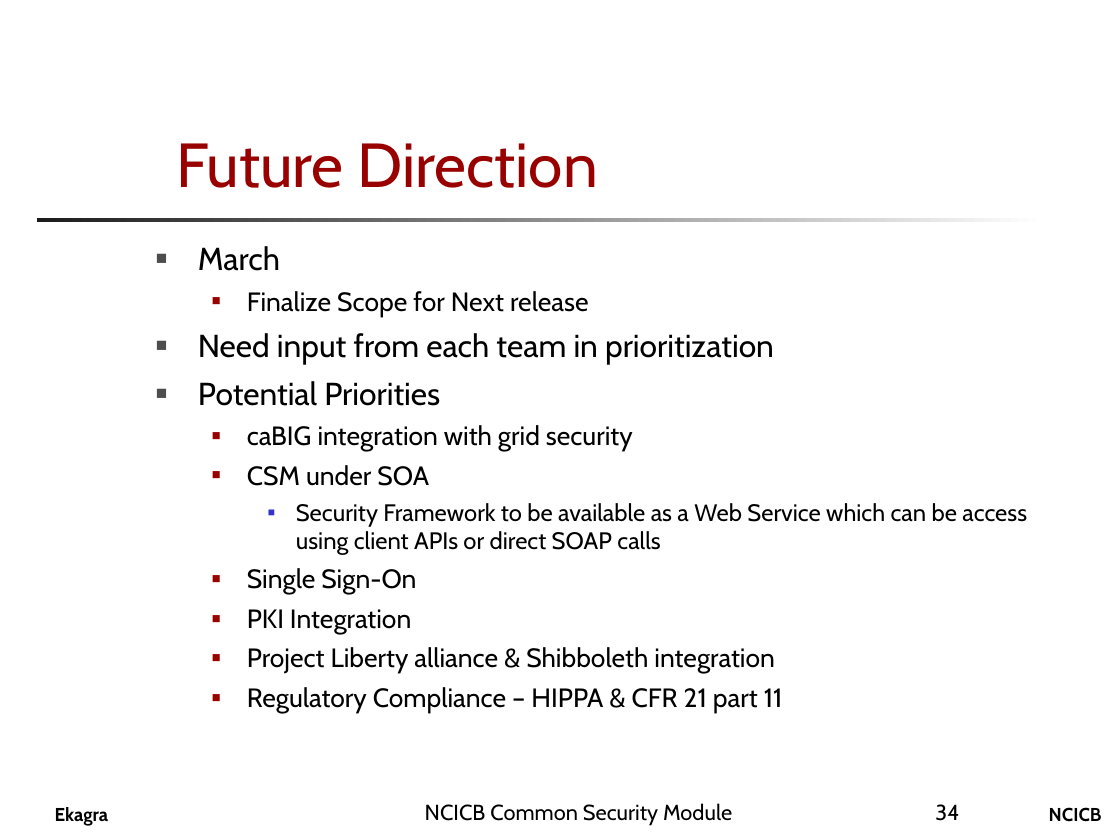
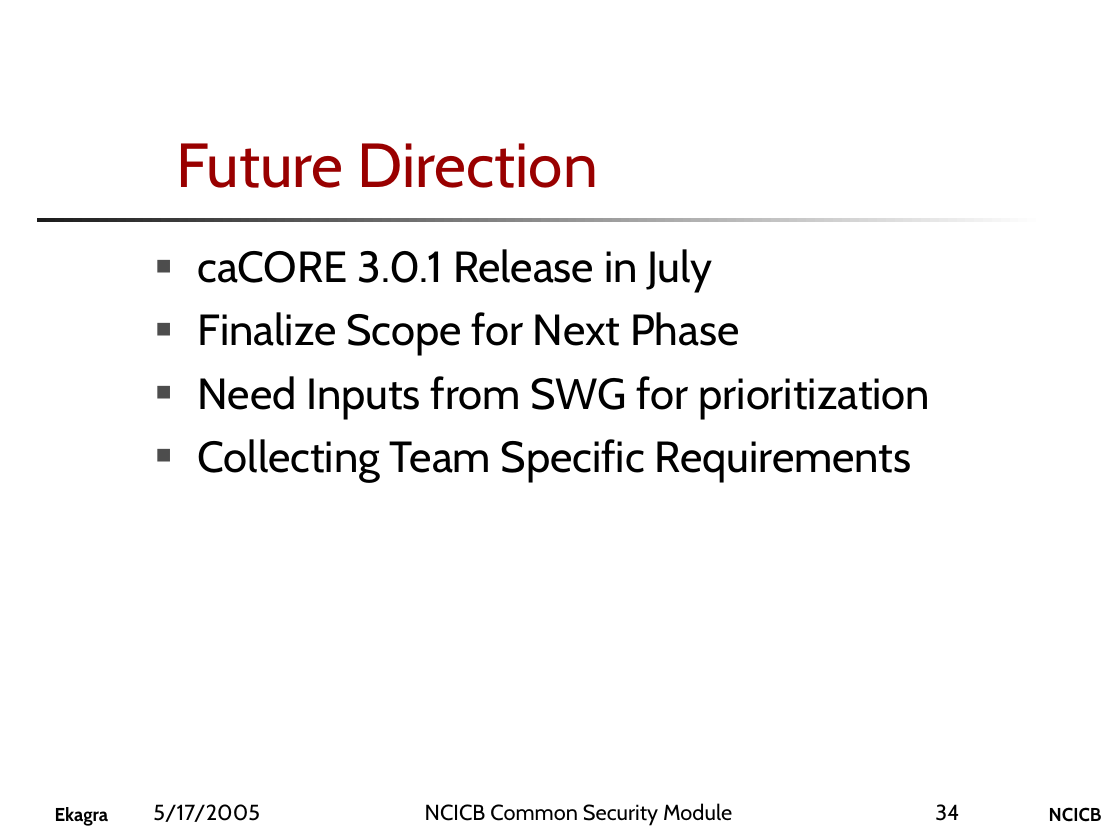
Before and after one commit to CBIIT/common-security-module-docs, a slide deck: slide 34 of Presentations/CSM_Presentation.ppt. Drawn at 1120x840 pixels with LibreOffice and Linux fonts; fonts in the diff are those of the drawing; background and template pictures are left out. Boxes give left, top, right and bottom in pixels: in the first picture for what was removed or moved away, otherwise in the second. Text is boxed around its words. In the diff, an @@ line names an element or a change of style, - is before the commit and + after.

```diff
--- a/Presentations/CSM_Presentation.ppt
+++ b/Presentations/CSM_Presentation.ppt
@@ text at (x1=198, y1=249, x2=931, y2=482): text changed; size 17 to 28 pt @@
-■ March
-  ■ Finalize Scope for Next release
-■ Need input from each team in prioritization
-■ Potential Priorities
-  ■ caBIG integration with grid security
-  ■ CSM under SOA
-    ■ Security Framework to be available as a Web Service which can be access using client APIs or direct SOAP calls
-  ■ Single Sign-On
-  ■ PKI Integration
-  ■ Project Liberty alliance & Shibboleth integration
-  ■ Regulatory Compliance – HIPPA & CFR 21 part 11
+■ caCORE 3.0.1 Release in July
+■ Finalize Scope for Next Phase
+■ Need Inputs from SWG for prioritization
+■ Collecting Team Specific Requirements
@@ text added at (x1=153, y1=804, x2=260, y2=822), 14 pt, text #000000 @@
+5/17/2005
```
Also in this commit, not shown: 30 other slides changed, 3 slides added, 3 slides removed.
